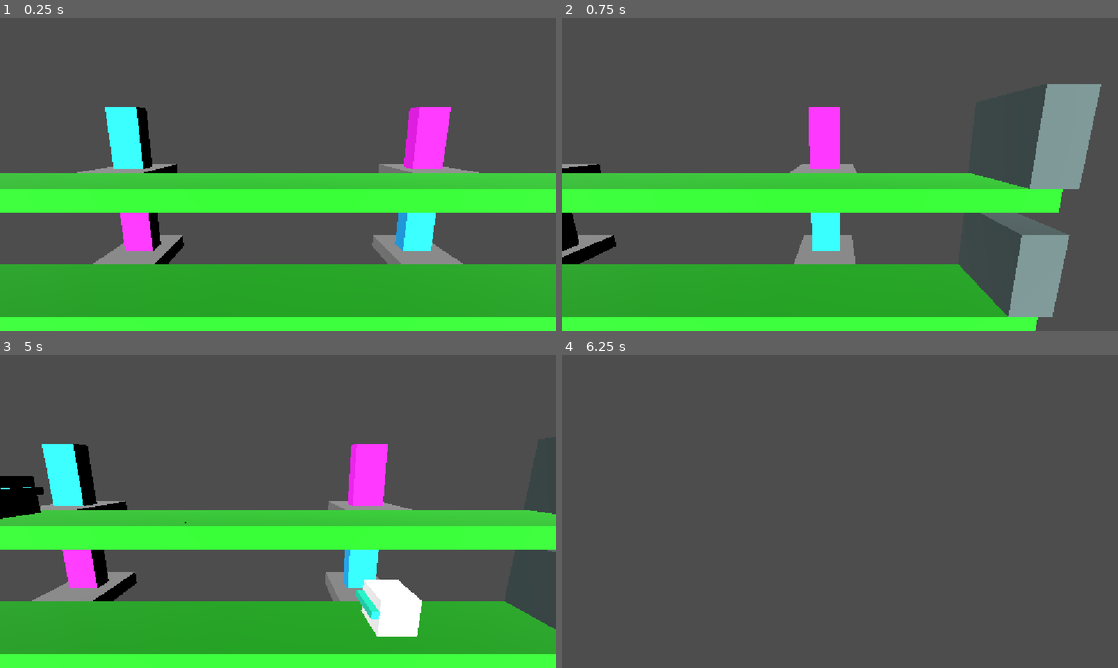
Above: before the commit, frames 1-4 (two rows, left to right).
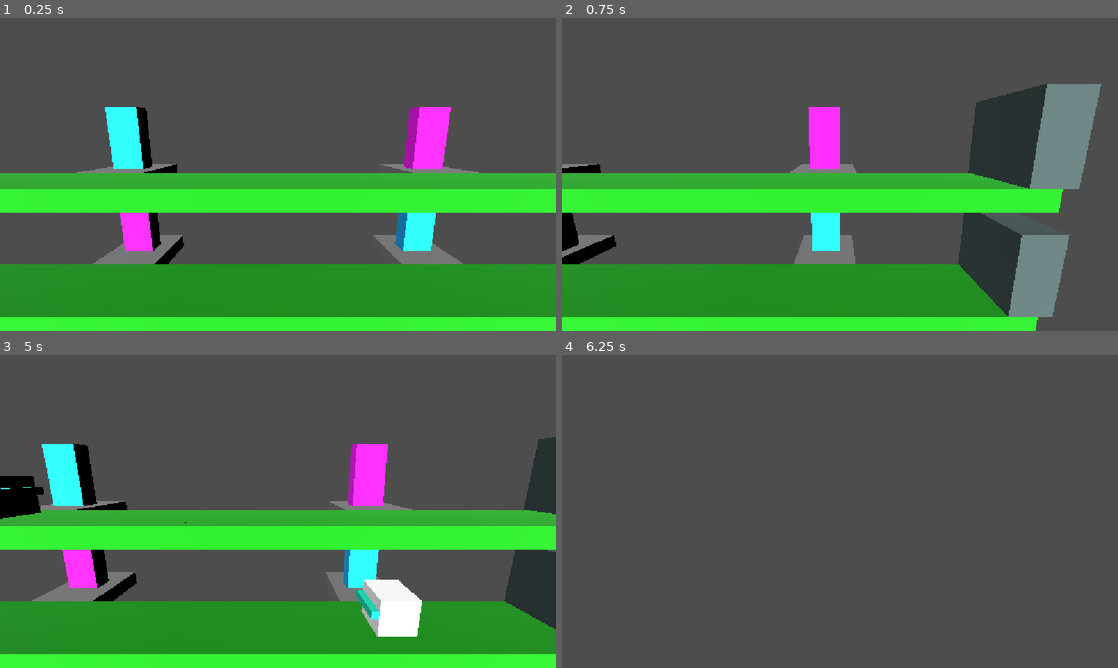
Above: after the commit, the same moments.

Repository: paolomorettin/ai-strikes
Game: Godot game, scene res://src/game.tscn
Two runs of this game, one before a commit and one after it. Both use one fixed random seed, a clock stepped at 60 frames per second and the inputs below.
Inputs (mouse positions are in pixels of both pictures, inside the frame that each line leads up to):
- Up to frame 1 (0.25 s): no input
- Up to frame 2 (0.75 s): tap Enter at 0.5 s; move the mouse to (962, 158) at 0.52 s; press the mouse at (962, 158) at 0.53 s; hold D (right) from 0.53 s (still down)
- Up to frame 3 (5 s): tap Mouse wheel up (zoom_in) at 0.8, 1.35, 3.05 s; move the mouse to (166, 527) at 1.27 s; release D (right) at 1.28 s; release the mouse at (166, 527) at 1.28 s; hold S (down) 1.28-2.03 s; tap Mouse wheel down (zoom_out) at 1.55, 3.8, 4.35 s; tap Space at 2, 3.5 s; move the mouse to (333, 442) at 2.02 s; hold D (right) 2.03-2.78 s; hold Mouse wheel down (zoom_out) 2.03-2.78 s; click (333, 442) at 2.3 s; tap Enter at 2.75, 4.25 s; move the mouse to (250, 574) at 2.77 s; hold W (up) 2.78-3.53 s; click (250, 574) at 2.85 s; move the mouse to (444, 558) at 3.52 s; hold Mouse wheel up (zoom_in) 3.53-4.28 s; hold A (left) from 3.53 s (still down); move the mouse to (111, 464) at 4.27 s; click (111, 464) at 4.55 s
- Up to frame 4 (6.25 s): move the mouse to (867, 511) at 5.02 s; release A (left) at 5.03 s; press the mouse at (867, 511) at 5.03 s; hold S (down) 5.03-5.78 s; tap Mouse wheel up (zoom_in) at 5.3, 5.85 s; tap Space at 5.75 s; move the mouse to (756, 433) at 5.77 s; release the mouse at (756, 433) at 5.78 s; hold D (right) from 5.78 s (still down); tap Mouse wheel down (zoom_out) at 6.05 s

The runs differ from the first frame. In frame 1, 5.6% of the frame differs, in the area x 0-100%, y 28-83%; in frame 2, 3.8%; in frame 3, 5.5%; in frame 4, nothing differs.

Commit message:
set up interaction with the environment

Diff:
--- a/src/camera.gd
+++ b/src/camera.gd
@@ -3,34 +3,54 @@
 
 const EPSILON = 0.01
 
-var target_position: Vector3
-
+var next_camera_position: Vector3
 var zoom_increment: float = 0.5
 
+var selected: Node3D
+
+func interact_primary() -> void:
+	if selected != null and selected is Wheelchair and (selected as Wheelchair).current_state != Wheelchair.State.OVERRIDE:
+		(selected as Wheelchair).die()
 
 func _input(event: InputEvent) -> void:
+
+	if event is InputEventMouseMotion:
+		_raycast()
+
 	if event.is_action_pressed("zoom_in"):
-		target_position.z -= zoom_increment
+		next_camera_position.z -= zoom_increment
 	elif event.is_action_pressed("zoom_out"):
-		target_position.z += zoom_increment
+		next_camera_position.z += zoom_increment
+	elif event.is_action_pressed("primary"):
+		interact_primary()
 
 
 func _physics_process(delta: float) -> void:
 
 	if Input.is_action_pressed("left"):
-		target_position.x -= zoom_increment
+		next_camera_position.x -= zoom_increment
 	if Input.is_action_pressed("right"):
-		target_position.x += zoom_increment
+		next_camera_position.x += zoom_increment
 	if Input.is_action_pressed("down"):
-		target_position.y -= zoom_increment
+		next_camera_position.y -= zoom_increment
 	if Input.is_action_pressed("up"):
-		target_position.y += zoom_increment
+		next_camera_position.y += zoom_increment
 
-	var direction: Vector3 = (target_position - global_position)
+	var direction: Vector3 = (next_camera_position - global_position)
 	if direction.length() > EPSILON:
 		global_position += direction * 0.5
 	else:
-		global_position = target_position
+		global_position = next_camera_position
+
+func _raycast() -> void:
+	var space_state = get_world_3d().direct_space_state
+	var target_position = Plane(Vector3.BACK, Vector3.ZERO).intersects_ray(global_position, project_ray_normal(get_viewport().get_mouse_position()))
+	var collision_mask: int = 4 # i.e. only objects
+	var query = PhysicsRayQueryParameters3D.create(global_position, target_position, collision_mask)
+	var result = space_state.intersect_ray(query)
+	var collider = result.get("collider")
+	# probably I should put conditions
+	selected = collider
 
 func _ready() -> void:
-	target_position = global_position
+	next_camera_position = global_position
--- a/src/environment/entrance.gd
+++ b/src/environment/entrance.gd
@@ -43,9 +43,8 @@
 	tween.tween_property(last_spawned, "quaternion", target_quaternion, Wheelchair.turn_around_time / 2.0)
 	tween.tween_callback(
 		func ():
-			#last_spawned.enable_collisions();
+			is_spawning = false
 			last_spawned.current_state = Wheelchair.State.IDLE;
-			is_spawning = false
 	)
 
 
--- a/src/game.tscn
+++ b/src/game.tscn
@@ -35,9 +35,6 @@
 [node name="Camera2" parent="." unique_id=127547235 instance=ExtResource("3_xq6wo")]
 transform = Transform3D(1, 0, 0, 0, 0.9848078, 0.1736482, 0, -0.1736482, 0.9848078, 0, -1, 5)
 
-[node name="Sun2" type="DirectionalLight3D" parent="." unique_id=376571856]
-transform = Transform3D(0.9605089, 0.068557285, -0.2696712, 0, 0.9691713, 0.24638802, 0.27824926, -0.23665787, 0.93089765, -5.3468933, 2.4302368, 8.961426)
-
 [node name="TestPlatform3" parent="." unique_id=2033910832 instance=ExtResource("3_kc8ui")]
 transform = Transform3D(1, 0, 0, 0, 1, 0, 0, 0, 1, -5, -2.25, 0)
 
